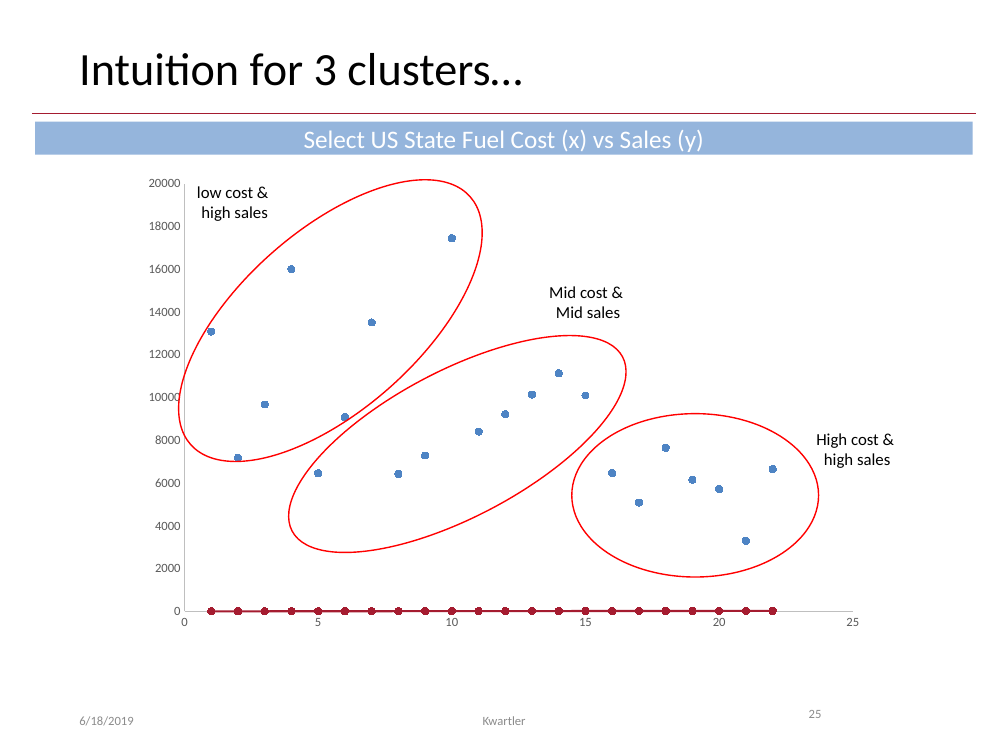
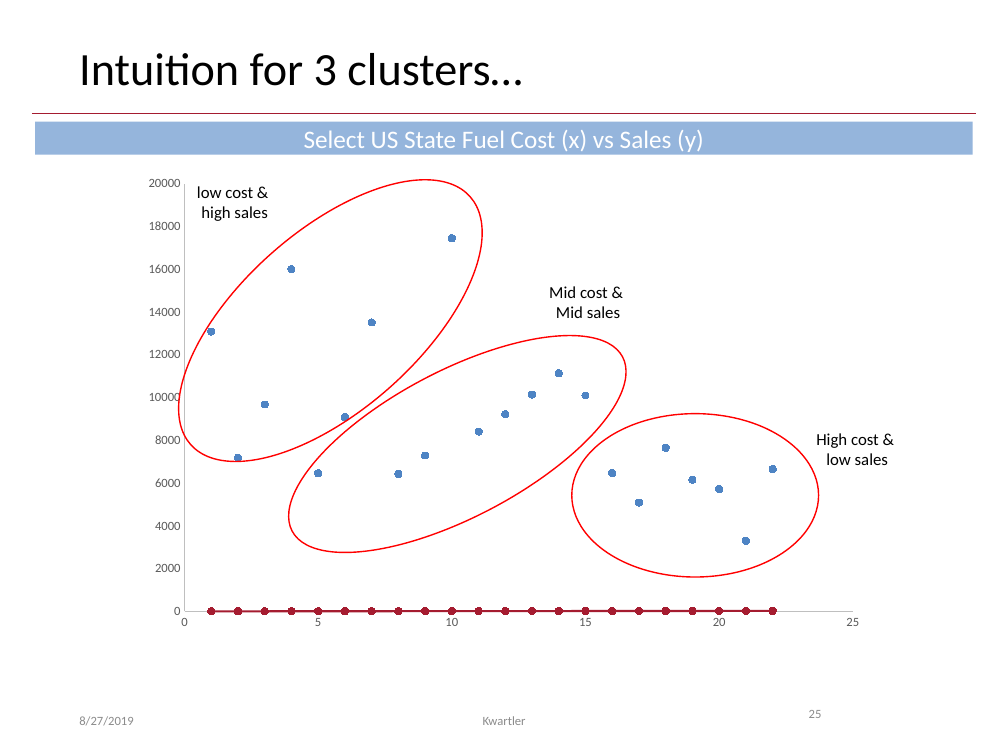
Before and after one commit to kwartler/GSERM_TextMining, a slide deck: slide 25 of C_Wednesday/GSERM_Wedsnesday_UnsupervisedApproaches.pptx. Drawn at 1008x756 pixels with LibreOffice and Linux fonts; fonts in the diff are those of the drawing; background and template pictures are left out. Boxes give left, top, right and bottom in pixels: in the first picture for what was removed or moved away, otherwise in the second. Text is boxed around its words. In the diff, an @@ line names an element or a change of style, - is before the commit and + after.

```diff
--- a/C_Wednesday/GSERM_Wedsnesday_UnsupervisedApproaches.pptx
+++ b/C_Wednesday/GSERM_Wedsnesday_UnsupervisedApproaches.pptx
@@ text at (826, 453, 888, 465): text changed @@
-high sales
+low sales
@@ text at (79, 716, 133, 726): text changed @@
-6/18/2019
+8/27/2019
```
Also in this commit, not shown: 45 other slides changed, 1 slide added.
